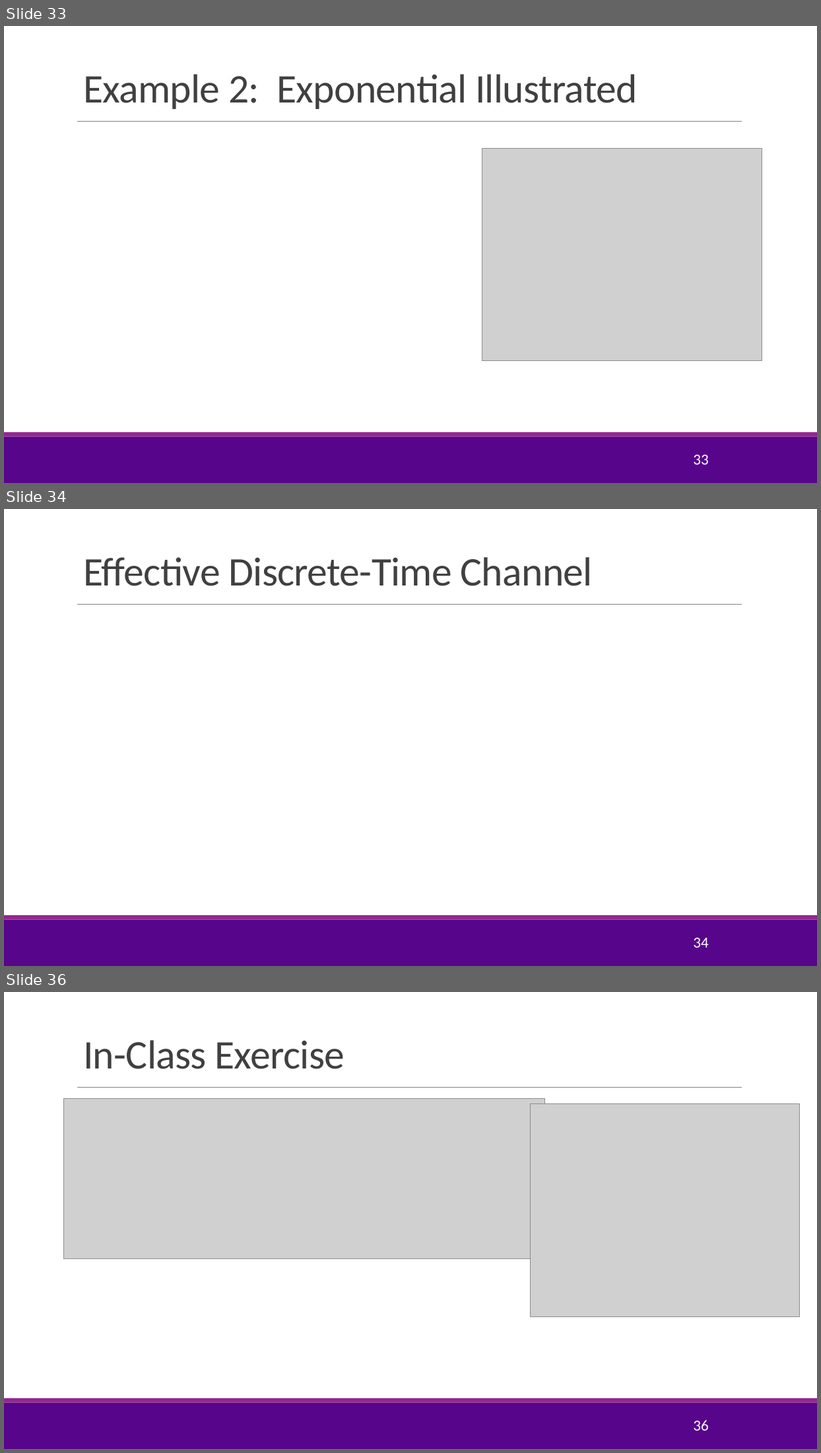
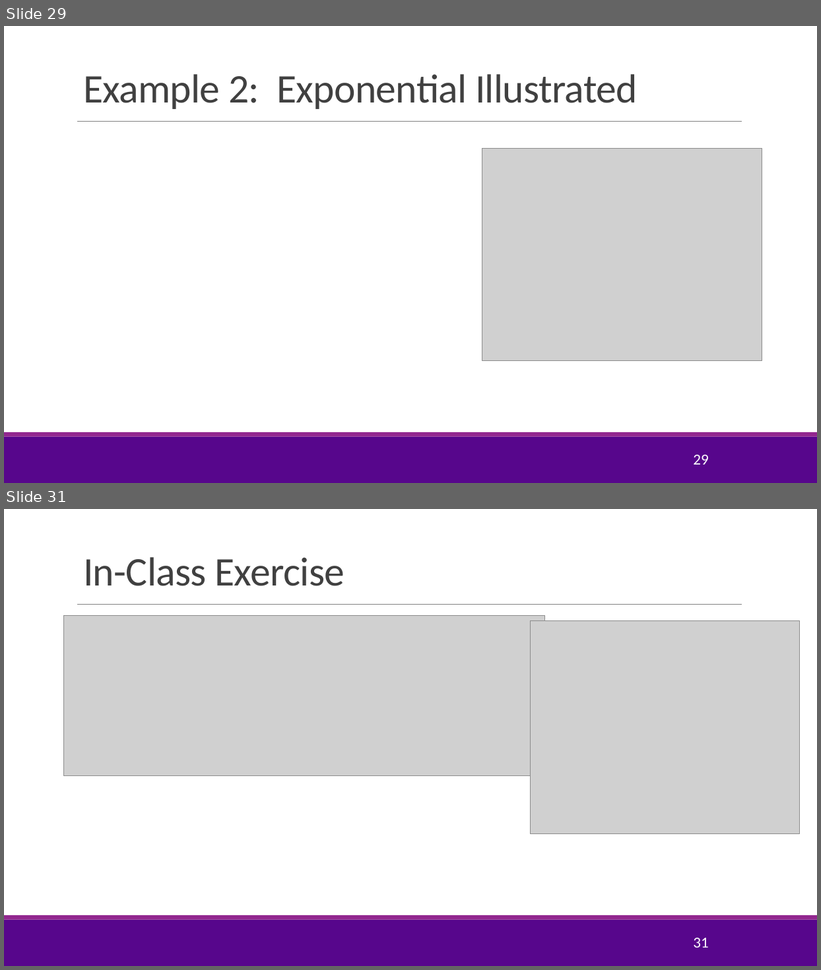
Before and after one commit to sdrangan/digitalcomm, a slide deck: Lectures/Unit03_RxFilter.pptx. Shown one above the other, each under a label of ours: slides 33, 34 and 36 before the commit, slides 29 and 31 after it; the slides between them are not shown. The pictures are 821x1453 and 821x970 pixels, drawn with LibreOffice and Linux fonts; fonts in the diff are those of the drawing; grey boxes stand for pictures; background and template pictures are left out. Boxes give left, top, right and bottom in pixels: in the first picture for what was removed or moved away, otherwise in the second. Text is boxed around its words. In the diff, an @@ line names an element or a change of style, - is before the commit and + after.

```diff
--- a/Lectures/Unit03_RxFilter.pptx
+++ b/Lectures/Unit03_RxFilter.pptx
@@ slide 34 removed at (x1=4, y1=509, x2=817, y2=966), background #FFFFFF; not listed: 3 template elements that a slide beside it also shows @@
@@ title removed at (x1=83, y1=557, x2=593, y2=586) @@
-Effective Discrete-Time Channel
@@ page number removed at (x1=693, y1=938, x2=708, y2=948) @@
-34
@@ what was slide 33 is now slide 29 @@
@@ page number at (x1=693, y1=455, x2=708, y2=465): text changed @@
-33
+29
@@ what was slide 36 is now slide 31 @@
@@ page number at (x1=693, y1=938, x2=708, y2=948): text changed @@
-36
+31
```
Also in this commit, not shown: 4 slides changed, 1 slide added, 6 other slides removed, 7 other files.
